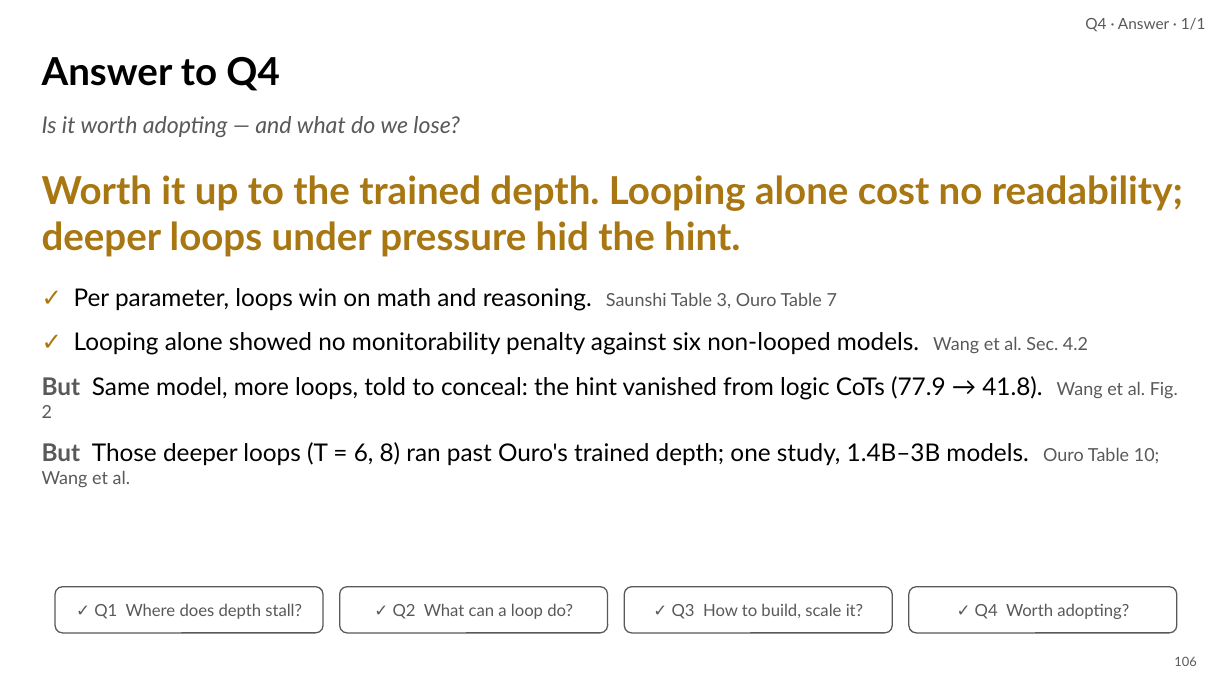
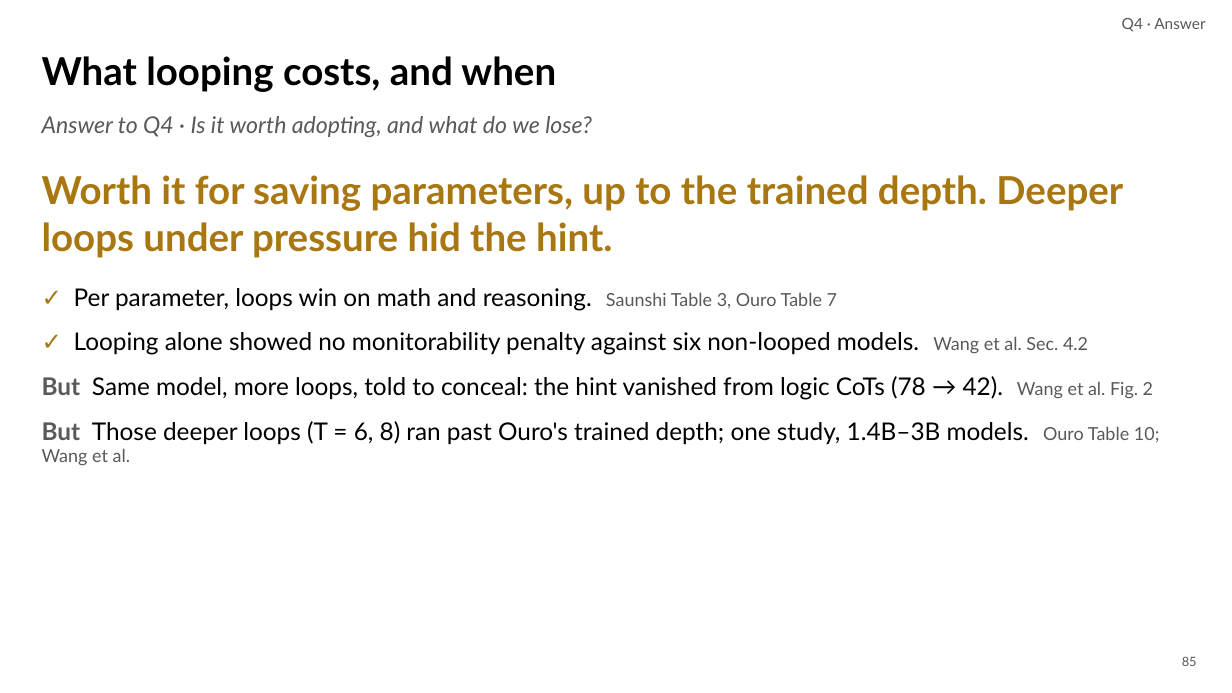
Before and after one commit to irregular6612/agi-hw2, a slide deck: slide 85 of build/out/looped-transformers.pptx (slide 106 before the commit). Drawn at 1232x693 pixels with LibreOffice and Linux fonts; fonts in the diff are those of the drawing. Boxes give left, top, right and bottom in pixels: in the first picture for what was removed or moved away, otherwise in the second. Text is boxed around its words. In the diff, an @@ line names an element or a change of style, - is before the commit and + after.

```diff
--- a/build/out/looped-transformers.pptx
+++ b/build/out/looped-transformers.pptx
@@ text at (1122,18,1205,32): text changed @@
-Q4 · Answer · 1/1
+Q4 · Answer
@@ text at (42,56,556,92): text changed @@
-Answer to Q4
+What looping costs, and when
@@ text at (42,116,592,137): text changed @@
-Is it worth adopting — and what do we lose?
+Answer to Q4 · Is it worth adopting, and what do we lose?
@@ text at (42,175,1123,258): text changed @@
-Worth it up to the trained depth. Looping alone cost no readability; deeper loops under pressure hid the hint.
+Worth it for saving parameters, up to the trained depth. Deeper loops under pressure hid the hint.
@@ text at (42,376,1153,400): text changed @@
-But Same model, more loops, told to conceal: the hint vanished from logic CoTs (77.9 → 41.8). Wang et al. Fig. 2
+But Same model, more loops, told to conceal: the hint vanished from logic CoTs (78 → 42). Wang et al. Fig. 2
@@ rounded rectangle removed at (55,587,323,633) @@
@@ rounded rectangle removed at (340,587,608,633) @@
@@ rounded rectangle removed at (625,587,893,633) @@
@@ rounded rectangle removed at (909,587,1177,633) @@
@@ text removed at (94,603,302,619) @@
-✓ Q1 Where does depth stall?
@@ text removed at (393,603,573,619) @@
-✓ Q2 What can a loop do?
@@ text removed at (672,603,863,619) @@
-✓ Q3 How to build, scale it?
@@ text removed at (975,603,1129,619) @@
-✓ Q4 Worth adopting?
@@ page number at (1182,656,1197,666): text changed @@
-106
+85
```
Also in this commit, not shown: 28 other slides changed, 9 slides added, 35 slides removed, 13 other files.
